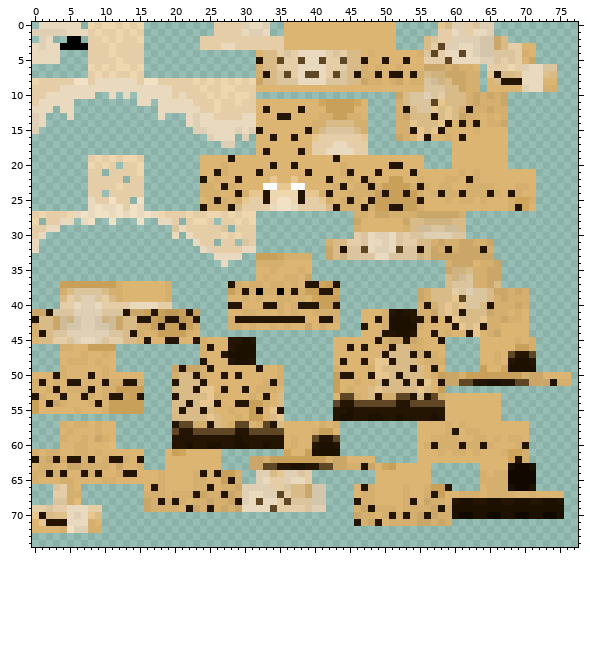
Edited in one commit: sprite sheet (src/main/resources/assets/changed_addon/textures/entities/latex_cheetah_female/latex_cheetah_female.png). The first picture shows the starting point.
The file is 96x96 pixels. Colours within 5 levels of each other are drawn and written as one. Shown: x 0..77, y 0..74.
The same view after the edit:
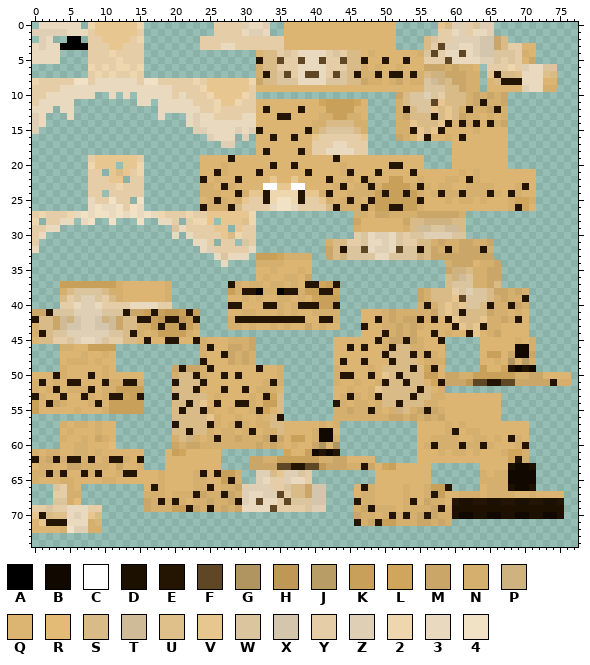
Palette (. is transparent): A #000000  B #110900  C #ffffff  D #1c1001  E #231502  F #5f4625  G #b09561  H #bf9855  J #b99d66  K #c9a059  L #d0a65c  M #caa669  N #d4af6e  P #ceb280  Q #dcb572  R #e3bb76  S #d9bb87  T #d0bb98  U #dfc08b  V #e7c78f  W #dac59f  X #d3c6ac  Y #e5cea7  Z #decfb5  2 #eed6ae  3 #e9d9be  4 #f2e2c5
The edit:
y 0: x 9..14 Y22Y2Y -> VVVVVV
y 1: x 9..14 2YY2Y2 -> VVVVVV
y 2: x 10..13 2Y2Y -> VVVV
y 3: x 11..12 2Y -> VV
y 8: x 25..30 2Y2Y2Y -> VVVVVV
y 9: x 25..30 YY22YY -> VVVVVV
y 10: x 26..29 Y2Y2 -> VVVV
y 11: x 27..28 YY -> VV; x 64 N -> E
y 12: x 66 N -> E
y 14: x 65 N -> E
y 19: x 9..14 2Y2Y22 -> VVVVVV
y 20: x 9..11 Y2Y -> VVV; x 13..14 YY -> VV
y 21: x 11..13 YYY -> VSV
y 22: x 11..12 YY -> VV
y 23: x 70 N -> E
y 27: x 25..30 22Y2Y2 -> VVVVVV
y 28: x 25 Y -> V; x 27..30 YY2Y -> VVVU
y 29: x 26..27 YW -> VV; x 29 Y -> V
y 30: x 27..28 2Y -> VS
y 31: x 0 3 -> Y; x 24 Y -> 3
y 32: x 30 3 -> Y
y 33: x 27 3 -> W; x 30 . -> 3
y 38: x 31 N -> E; x 36 N -> E
y 39: x 70 N -> E
y 40: x 68 N -> E
y 41: x 51..54 EDEE -> MNNN
y 42: x 51..54 DDDE -> MNMM; x 69 N -> E
y 43: x 51..54 DDDD -> NMNM
y 44: x 51..54 EDDE -> NMNM
y 45: x 28..31 EEDE -> NNNM
y 46: x 28..31 EDDD -> MMNM; x 69..70 KK -> BB
y 47: x 28..31 DDDD -> MNMN; x 65..66 QN -> KK; x 68..71 FEEF -> MBBM
y 48: x 28..31 EDDE -> MNMN; x 49..50 VV -> QQ; x 68..71 EDDE -> GQJN
y 49: x 49 V -> Q; x 56 Q -> L; x 68..71 DDDD -> EBEB
y 50: x 43 K -> N; x 49 V -> Q; x 56..58 QNK -> KKQ; x 62 K -> N; x 69 K -> N
y 51: x 43 K -> N; x 49 S -> N; x 55..57 EVQ -> SQL; x 61..70 FFEEDDEEFF -> MHFFEEFFMM
y 52: x 24..25 VV -> QQ; x 43 K -> Q; x 48 S -> N; x 55 V -> E; x 58 K -> N
y 53: x 25 V -> Q; x 34 Q -> L; x 44..45 FF -> NE; x 48 S -> N; x 50..53 NNFF -> SSSS; x 56..57 EF -> SN
y 54: x 25 V -> Q; x 31..34 KKNQ -> NQKK; x 43..51 FEEFFFFFF -> ENQNNQNSS; x 53..58 EFFFFF -> SSSNNQ
y 55: x 25 S -> N; x 31 K -> N; x 33..35 QVE -> LQS; x 43..47 EEDEE -> NNMNN; x 49..55 EEEEEEE -> NQNPSNM; x 57..58 EE -> MN
y 56: x 26 S -> N; x 31..32 KK -> QN; x 35 V -> E; x 43..58 EDDEEDDEEDEEEEDE -> NNNNNNNNMMNMNMNM
y 57: x 21..24 FFNN -> SSSS; x 26 S -> N; x 29..30 FF -> EN; x 33..34 FE -> NS
y 58: x 20..21 FE -> SS; x 23..35 FFFFFFEEFFFFF -> SSNQNNQNEQNNS; x 41..42 KK -> BB
y 59: x 20..25 EEEEEE -> NSPNQN; x 27..33 EEDEEEE -> NNMNNNM; x 35 E -> M; x 37..38 NQ -> KK; x 40..43 FEEF -> NBBN; x 68 N -> E
y 60: x 20..35 EEDEEDDEEDDEEDEE -> MNMMNNNNNNNNMNMN; x 40..43 EDDE -> MGQG
y 61: x 40..43 DDDD -> BEBE
y 62: x 34 K -> N; x 41 K -> N
y 63: x 33..42 FFEEDDEEFF -> MMFFEEFFHM
y 69: x 20..21 NQ -> KK
y 71: x 50..51 QN -> KK
